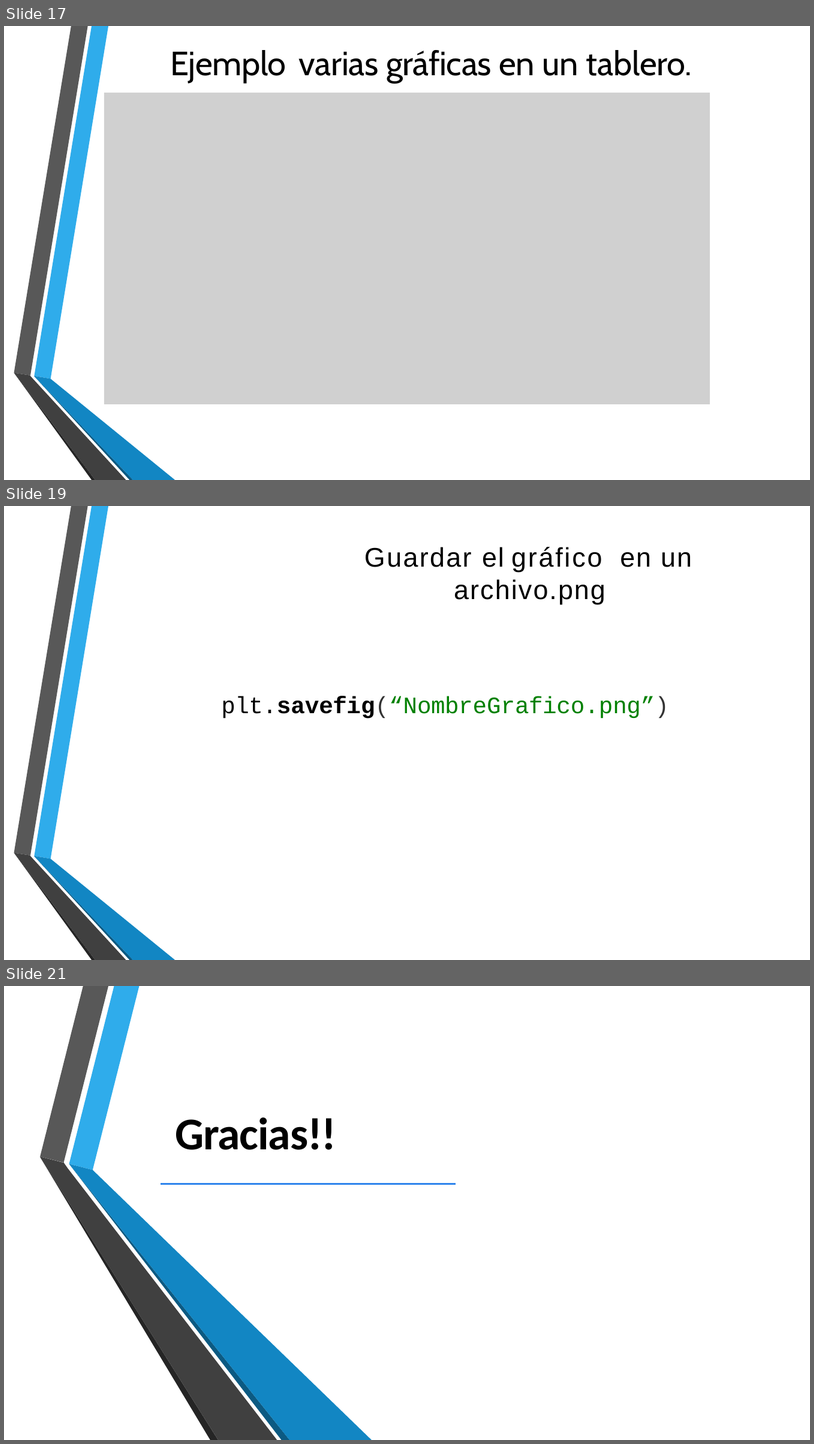
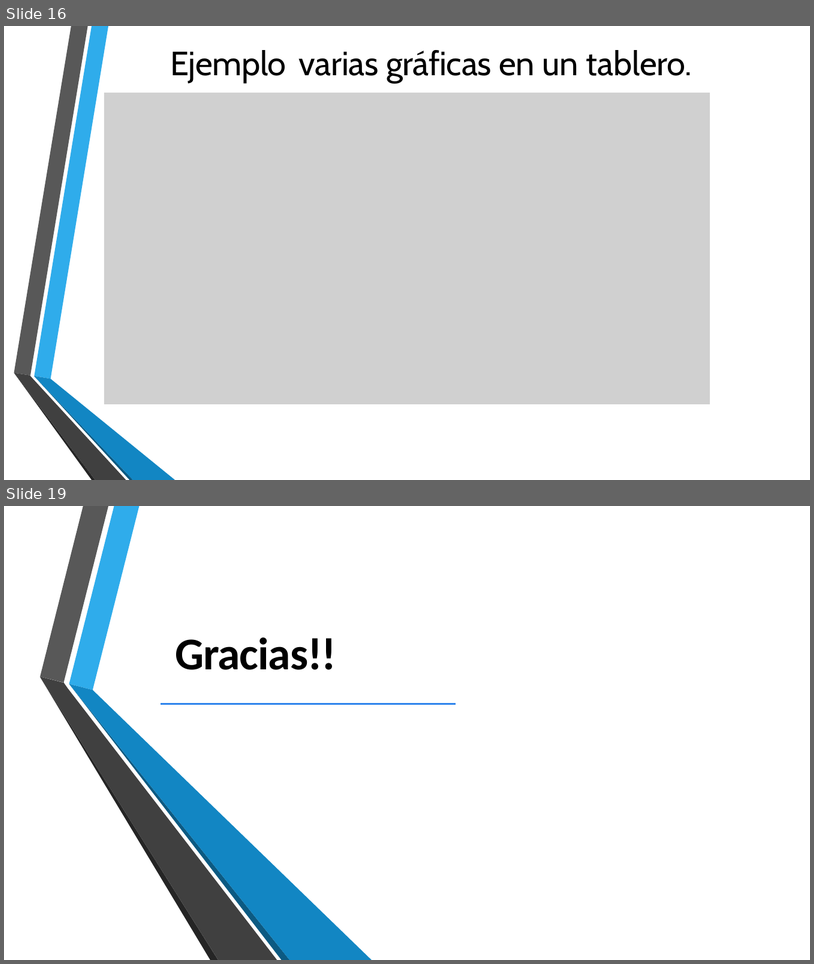
Before and after one commit to lizetheP/Programacion, a slide deck: CalendarioAgo2022/presentaciones/Gráficas-Matplotib.pptx. Shown one above the other, each under a label of ours: slides 17, 19 and 21 before the commit, slides 16 and 19 after it; the slides between them are not shown. The pictures are 814x1444 and 814x964 pixels, drawn with LibreOffice and Linux fonts; fonts in the diff are those of the drawing; grey boxes stand for pictures; background and template pictures are left out. Boxes give left, top, right and bottom in pixels: in the first picture for what was removed or moved away, otherwise in the second. Text is boxed around its words. In the diff, an @@ line names an element or a change of style, - is before the commit and + after.

```diff
--- a/CalendarioAgo2022/presentaciones/Gráficas-Matplotib.pptx
+++ b/CalendarioAgo2022/presentaciones/Gráficas-Matplotib.pptx
@@ slide 19 removed at bbox=[4, 506, 810, 960], background picture (left out); not listed: 6 template elements that a slide beside it also shows @@
@@ text removed at bbox=[365, 547, 606, 604] @@
-Guardar el gráfico
-archivo.png
@@ text removed at bbox=[620, 552, 692, 567] @@
-en un
@@ text removed at bbox=[221, 696, 669, 718] @@
-plt.savefig(“NombreGrafico.png”)
@@ what was slide 17 is now slide 16 @@
@@ what was slide 21 is now slide 19 @@
```
Also in this commit, not shown: 7 slides changed, 1 slide added, 2 other slides removed, 28 other files.
